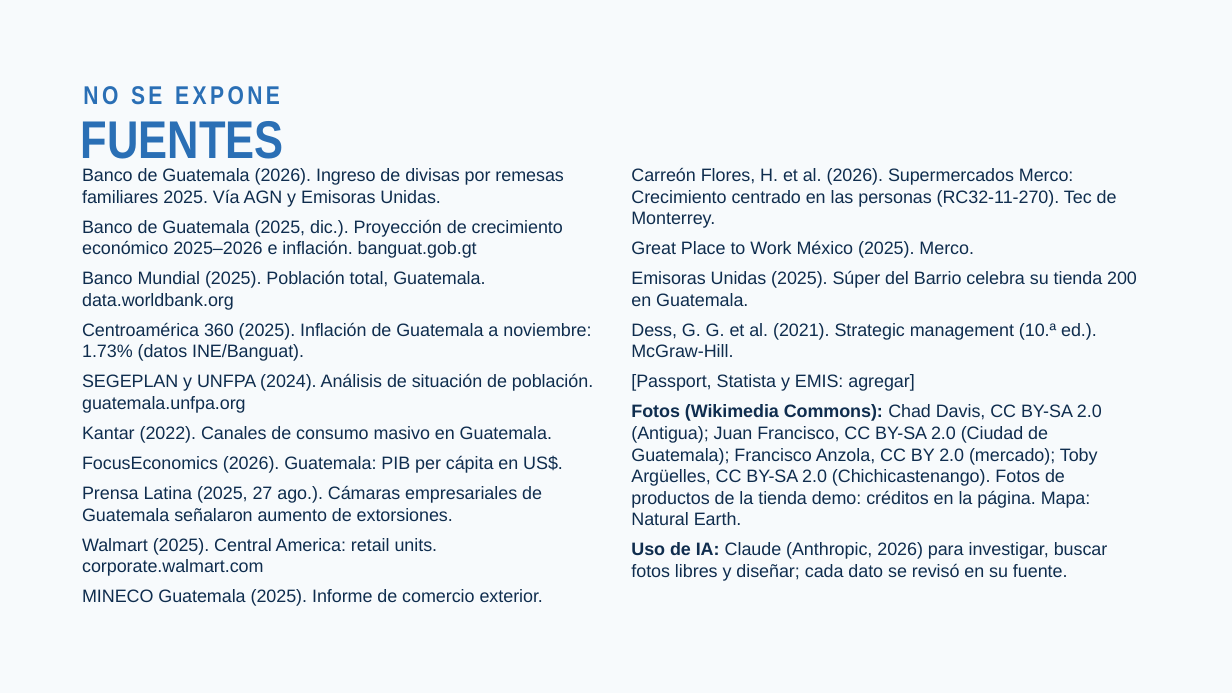
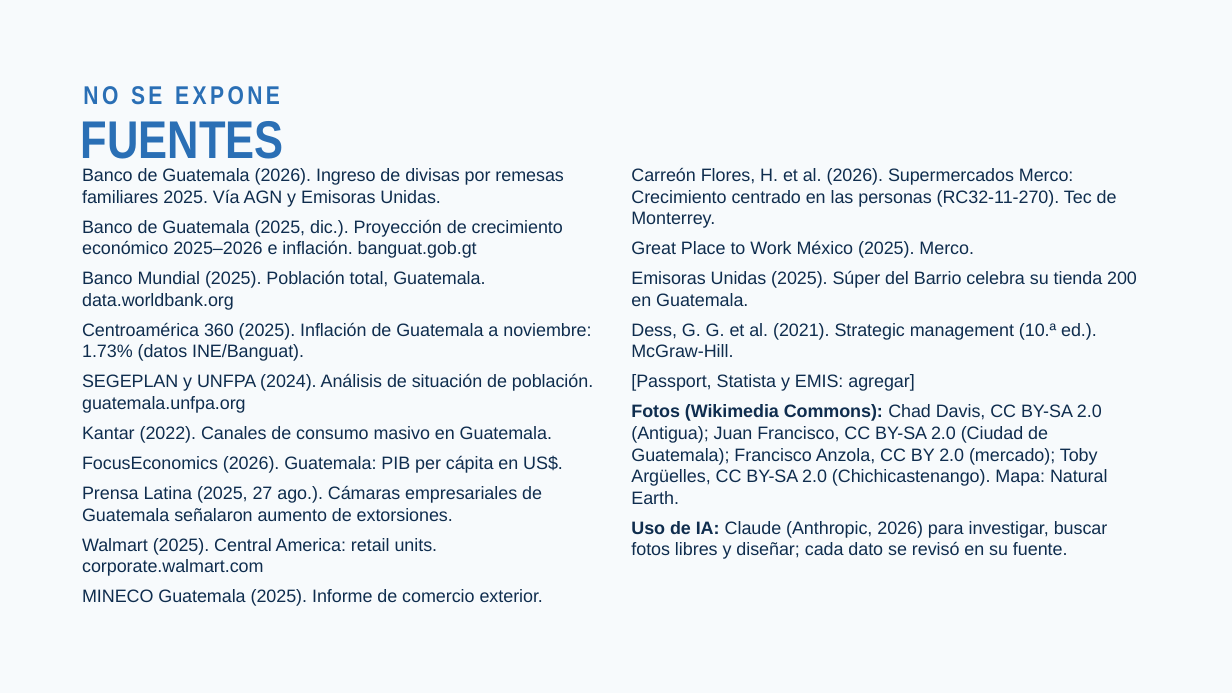
Before and after one commit to samueldejuan/samuel, a slide deck: slide 8 of presentacion/Pitch_Merco_Guatemala.pptx. Drawn at 1232x693 pixels with LibreOffice and Linux fonts; fonts in the diff are those of the drawing. Boxes give left, top, right and bottom in pixels: in the first picture for what was removed or moved away, otherwise in the second. Text is boxed around its words. In the diff, an @@ line names an element or a change of style, - is before the commit and + after.

```diff
--- a/presentacion/Pitch_Merco_Guatemala.pptx
+++ b/presentacion/Pitch_Merco_Guatemala.pptx
@@ text at <box>631,404,1108,504</box>: text changed @@
-Fotos (Wikimedia Commons): Chad Davis, CC BY-SA 2.0 (Antigua); Juan Francisco, CC BY-SA 2.0 (Ciudad de Guatemala); Francisco Anzola, CC BY 2.0 (mercado); Toby Argüelles, CC BY-SA 2.0 (Chichicastenango). Fotos de productos de la tienda demo: créditos en la página. Mapa: Natural Earth.
+Fotos (Wikimedia Commons): Chad Davis, CC BY-SA 2.0 (Antigua); Juan Francisco, CC BY-SA 2.0 (Ciudad de Guatemala); Francisco Anzola, CC BY 2.0 (mercado); Toby Argüelles, CC BY-SA 2.0 (Chichicastenango). Mapa: Natural Earth.
```
Also in this commit, not shown: 1 other slide changed, 4 other files.
